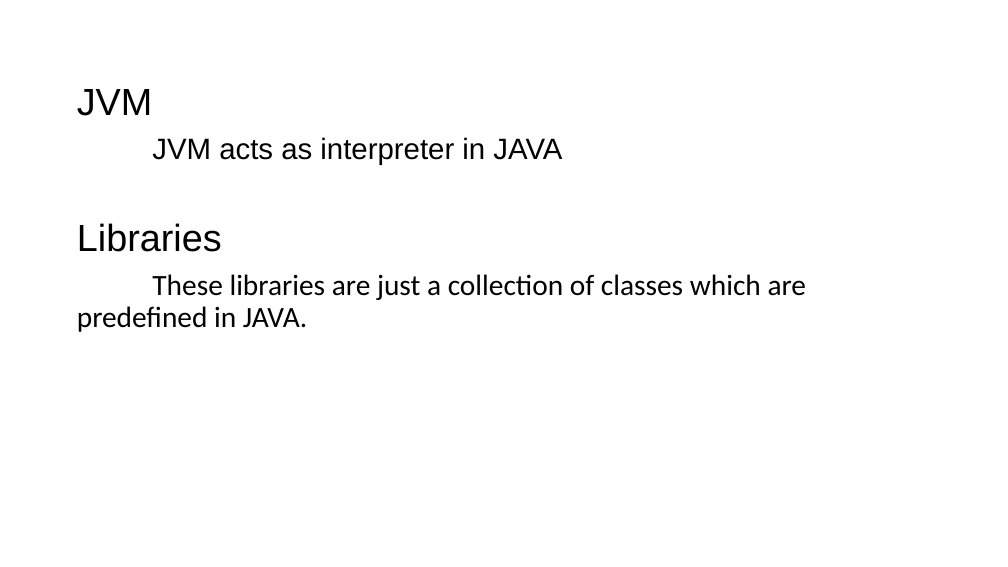
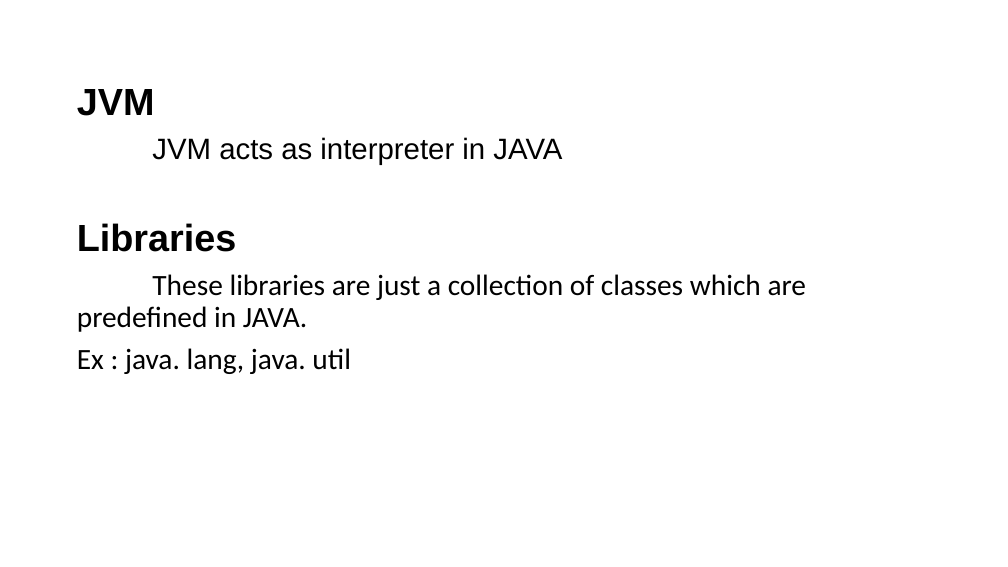
Before and after one commit to adithyavarkuri/Videos, a slide deck: slide 3 of 2.JVM JDK JRE/JDK JVM JRE.pptx. Drawn at 1008x567 pixels with LibreOffice and Linux fonts; fonts in the diff are those of the drawing. Boxes give left, top, right and bottom in pixels: in the first picture for what was removed or moved away, otherwise in the second. Text is boxed around its words. In the diff, an @@ line names an element or a change of style, - is before the commit and + after.

```diff
--- a/2.JVM JDK JRE/JDK JVM JRE.pptx
+++ b/2.JVM JDK JRE/JDK JVM JRE.pptx
@@ text at (x1=77, y1=89, x2=237, y2=252): bold on in "JVM", "Libraries" @@
@@ text at (x1=77, y1=348, x2=351, y2=374): paragraph added @@
+Ex : java. lang, java. util
```
Also in this commit, not shown: 4 other slides changed, 4 slides added, 2 other files.
